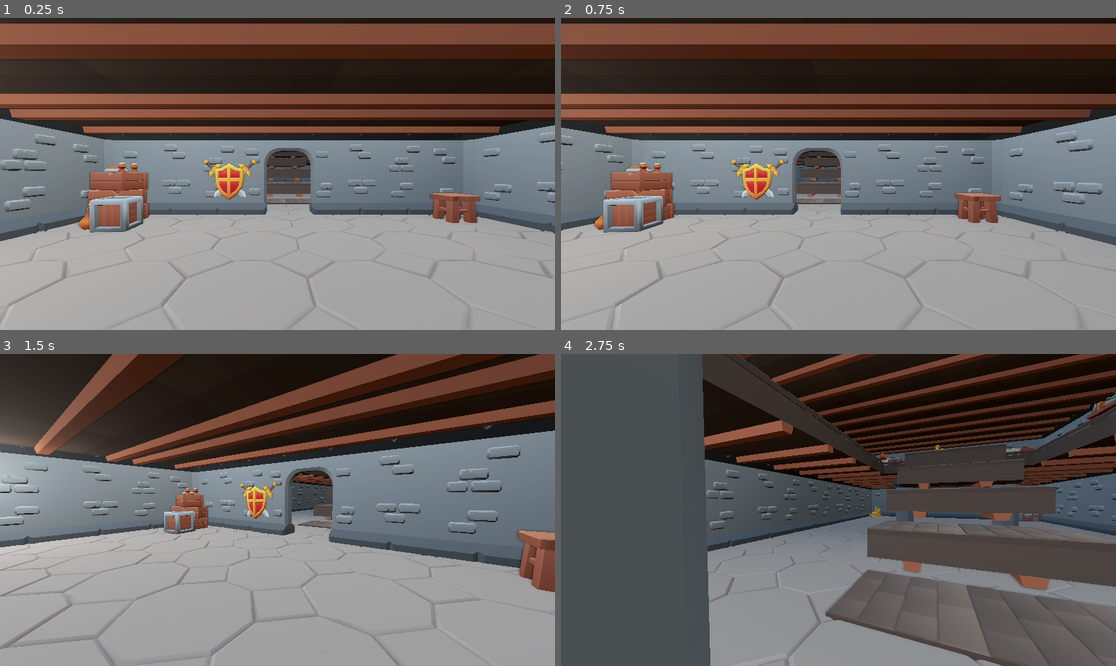
Above: before the commit, frames 1-4 (two rows, left to right).
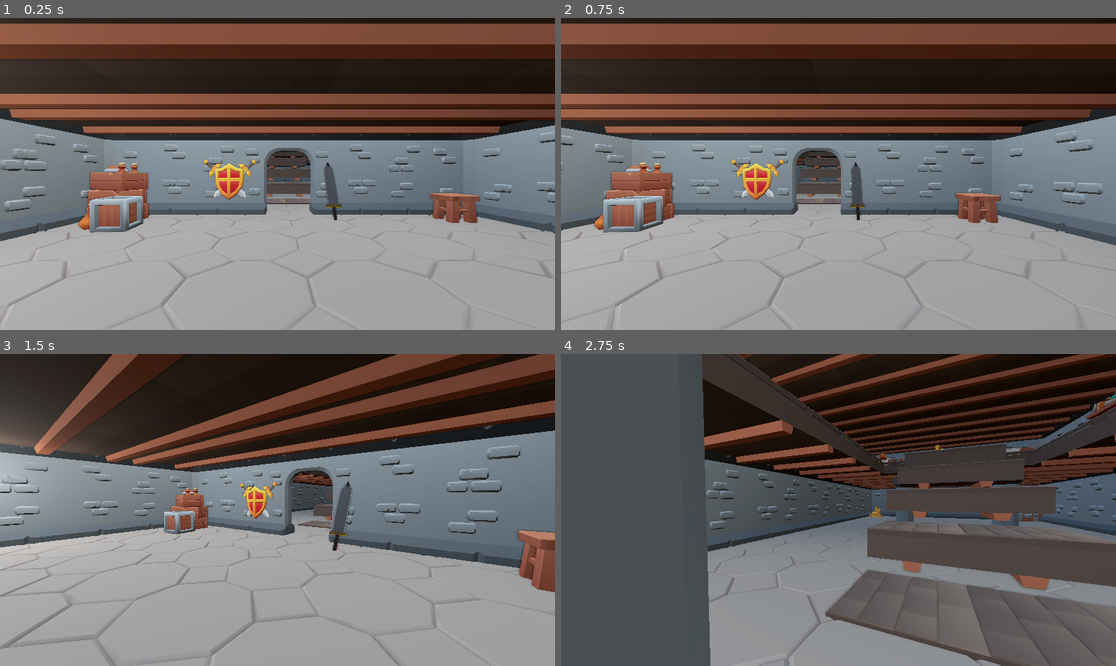
Above: after the commit, the same moments.

Repository: Mibeador/scott-brandon-3d-test-game
Game: Godot game, scene res://scenes/levels/level_01.tscn
The game is run twice, just before and just after one commit, with the same random seed, the same clock (stepped at 60 frames per second) and the same inputs.
Inputs (mouse positions are in pixels of both pictures, inside the frame that each line leads up to):
- Up to frame 1 (0.25 s): no input
- Up to frame 2 (0.75 s): tap Enter (ui_accept) at 0.5 s; move the mouse to (960, 158) at 0.52 s; hold Right (ui_right) from 0.53 s (still down); tap ` (freefly) at 0.6 s; click (960, 158) at 0.67 s
- Up to frame 3 (1.5 s): tap Enter (ui_accept) at 0.77 s; move the mouse to (249, 510) at 1.27 s; release Right (ui_right) at 1.28 s; hold Up (ui_up) from 1.28 s (still down); tap Shift (sprint) at 1.35 s
- Up to frame 4 (2.75 s): keep holding Up (ui_up); tap Enter (ui_accept) at 1.52 s; move the mouse to (849, 503) at 2.02 s; tap ` (freefly) at 2.1 s

The runs differ from the first frame. In frame 1, 0.3% of the frame differs, in the area x 58-62%, y 46-65%; in frame 2, 0.3%; in frame 3, 0.4%, in the area x 59-64%, y 40-64%; in frame 4, nothing differs.

Commit message:
ScottBrandon_CustomModel_01
Added basic greatsword model from blender. It only has one instance currently in the starting room, I may attach it to the player model later.

Diff:
--- a/scenes/levels/level_01.tscn
+++ b/scenes/levels/level_01.tscn
@@ -21,6 +21,7 @@
 [ext_resource type="PackedScene" uid="uid://dap41kdtp2d7m" path="res://addons/dungeon_assets/Scenes/dungeon_wall_tsplit.tscn" id="11_gi8m4"]
 [ext_resource type="PackedScene" uid="uid://c3gn3n3ukybkv" path="res://addons/dungeon_assets/Scenes/dungeon_ceiling.tscn" id="12_jmes4"]
 [ext_resource type="PackedScene" uid="uid://c31xcn311l6ml" path="res://addons/dungeon_assets/Scenes/dungeon_floor_wood.tscn" id="13_tyxjt"]
+[ext_resource type="PackedScene" uid="uid://cy3yc1rfgb1h4" path="res://scenes/Basic Greatsword.glb" id="14_5t8rk"]
 [ext_resource type="PackedScene" uid="uid://dnk3ribqwd03w" path="res://addons/dungeon_assets/Scenes/dungeon_stair_half.tscn" id="15_cwffn"]
 [ext_resource type="PackedScene" uid="uid://cr430sb3d5c4h" path="res://addons/dungeon_assets/Scenes/dungeon_wall_half.tscn" id="15_e6lid"]
 [ext_resource type="PackedScene" uid="uid://deqy3w2dtjlax" path="res://addons/dungeon_assets/Scenes/dungeon_table_medium.tscn" id="20_5t8rk"]
@@ -880,6 +881,9 @@
 [node name="StaticBody3D33" parent="Objects/BaseFloor" unique_id=1788307037 instance=ExtResource("29_cag23")]
 transform = Transform3D(1, 0, 0, 0, 1, 0, 0, 0, 1, 18.5, 1, 6.5)
 
+[node name="Basic Greatsword" parent="Objects/BaseFloor" unique_id=447248793 instance=ExtResource("14_5t8rk")]
+transform = Transform3D(0.09, 0, 0, 0, 0.07794229, 0.045, 0, -0.045, 0.07794229, -10.375, -0.06094324, 2.6474435)
+
 [node name="StartBuilding" type="Node" parent="Objects" unique_id=933200881]
 
 [node name="StartRoom" type="Node" parent="Objects/StartBuilding" unique_id=1787502859]
--- a/scripts/elevator_activate.gd
+++ b/scripts/elevator_activate.gd
@@ -1,4 +1,5 @@
 extends Area3D
+
 
 
 
Binary file added: scenes/Basic Greatsword.glb
Not shown, added: scenes/Basic Greatsword.glb.import
